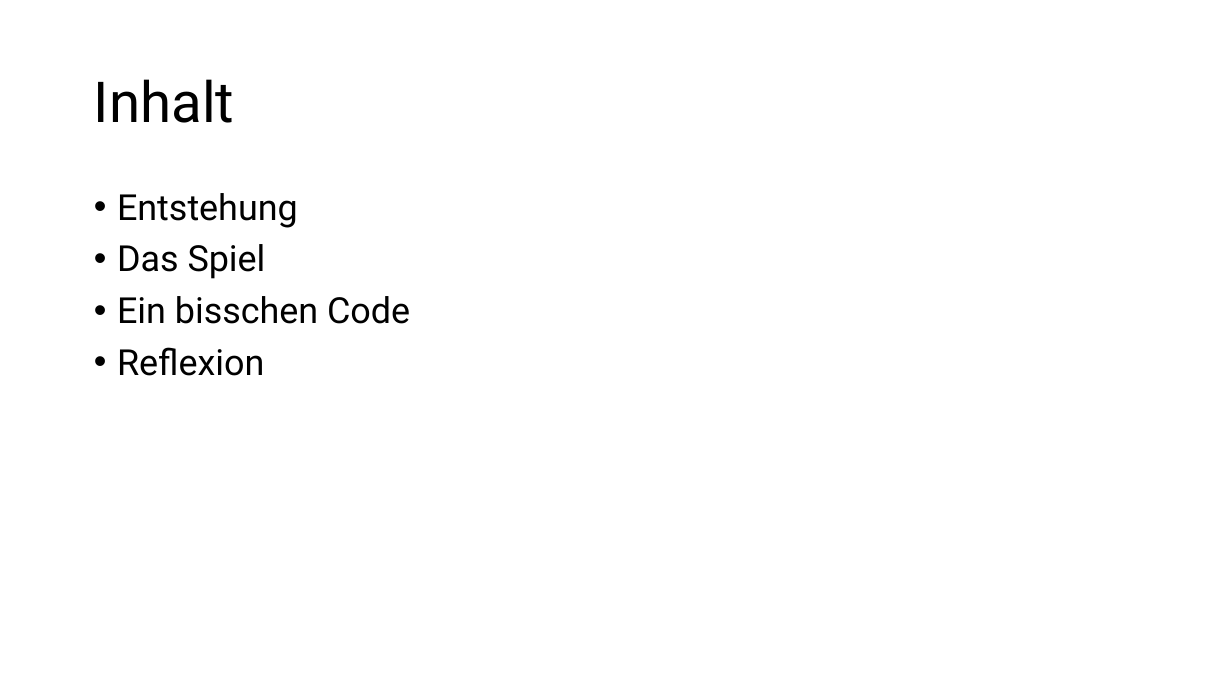
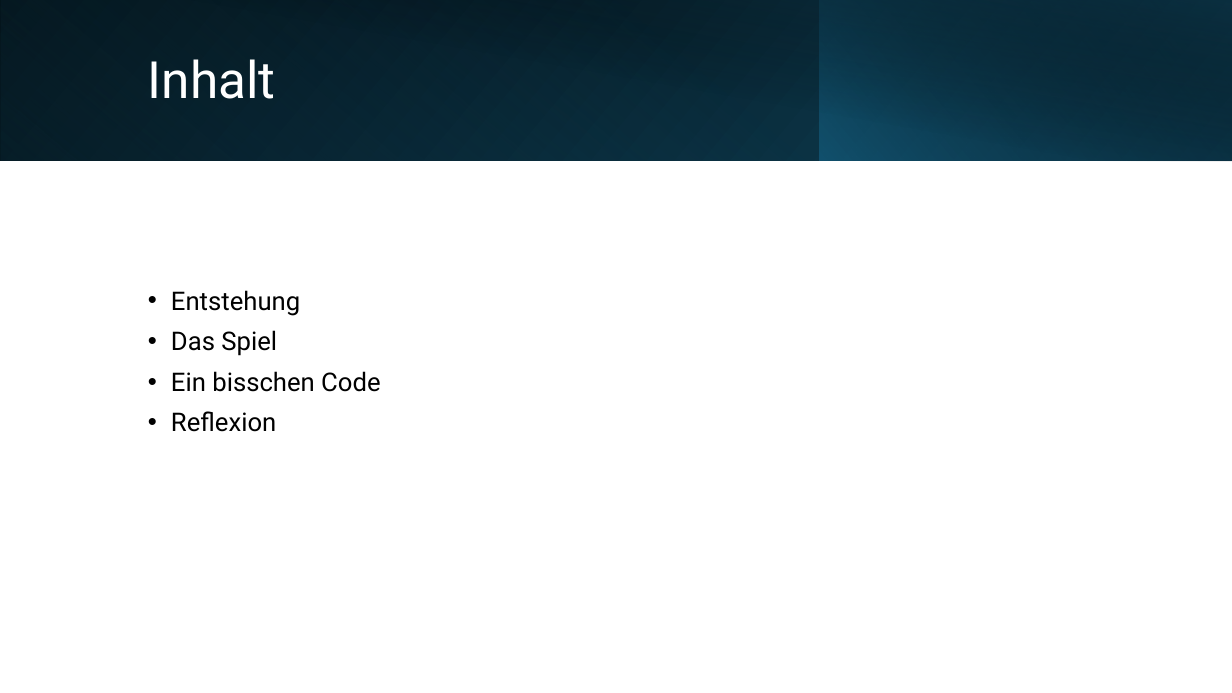
Before and after one commit to Vukurou/DEWEB, a slide deck: slide 2 of DEWEB-Präsentation_Julian Schwarz.pptx. Drawn at 1232x693 pixels with LibreOffice and Linux fonts; fonts in the diff are those of the drawing. Boxes give left, top, right and bottom in pixels: in the first picture for what was removed or moved away, otherwise in the second. Text is boxed around its words. In the diff, an @@ line names an element or a change of style, - is before the commit and + after.

```diff
--- a/DEWEB-Präsentation_Julian Schwarz.pptx
+++ b/DEWEB-Präsentation_Julian Schwarz.pptx
@@ rectangle added at (0, 0, 1232, 161), fill gradient #000000 to #104862 @@
@@ rectangle added at (0, 0, 821, 161), fill gradient #156082 to #0B3041 @@
@@ rectangle added at (46, 0, 1232, 162), fill gradient #000000 to #0B3041 @@
@@ rectangle added at (820, 0, 1232, 161), fill gradient #156082 to #000000 @@
@@ title "Inhalt": place and size @@
-title "Inhalt" at (94, 79, 234, 123)
+title "Inhalt" at (148, 59, 276, 99)
@@ title "Inhalt" at (148, 59, 276, 99): size 44 to 40 pt, text colour #000000 to #FFFFFF @@
@@ text "Entstehung": place and size @@
-text "Entstehung" at (117, 193, 410, 376)
+text "Entstehung" at (171, 290, 380, 432)
@@ text "Entstehung" at (171, 290, 380, 432): size 28 to 20 pt; vertical alignment top to middle @@
```
Also in this commit, not shown: 5 other slides changed, 1 slide added, 1 slide removed, 6 other files.
